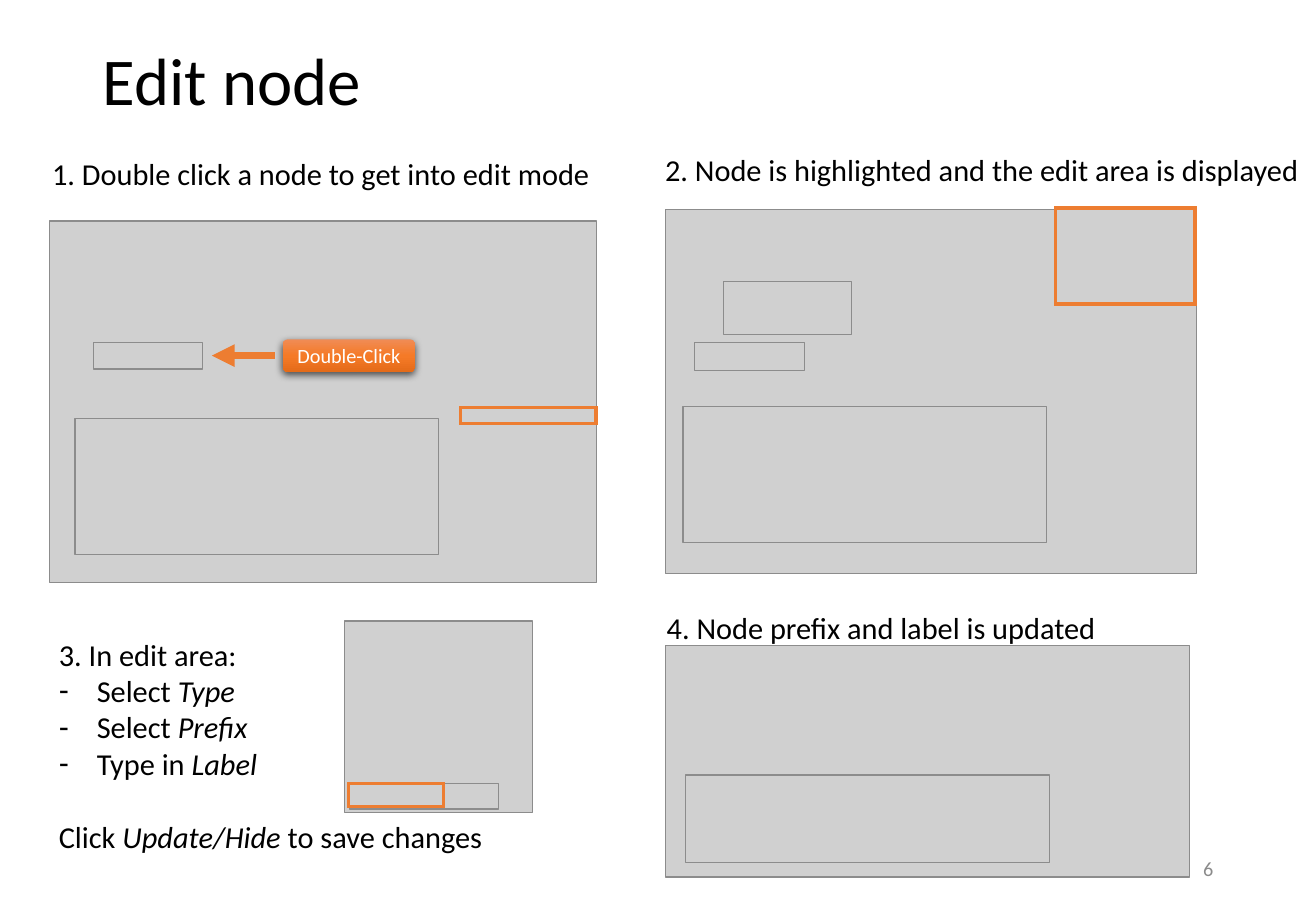
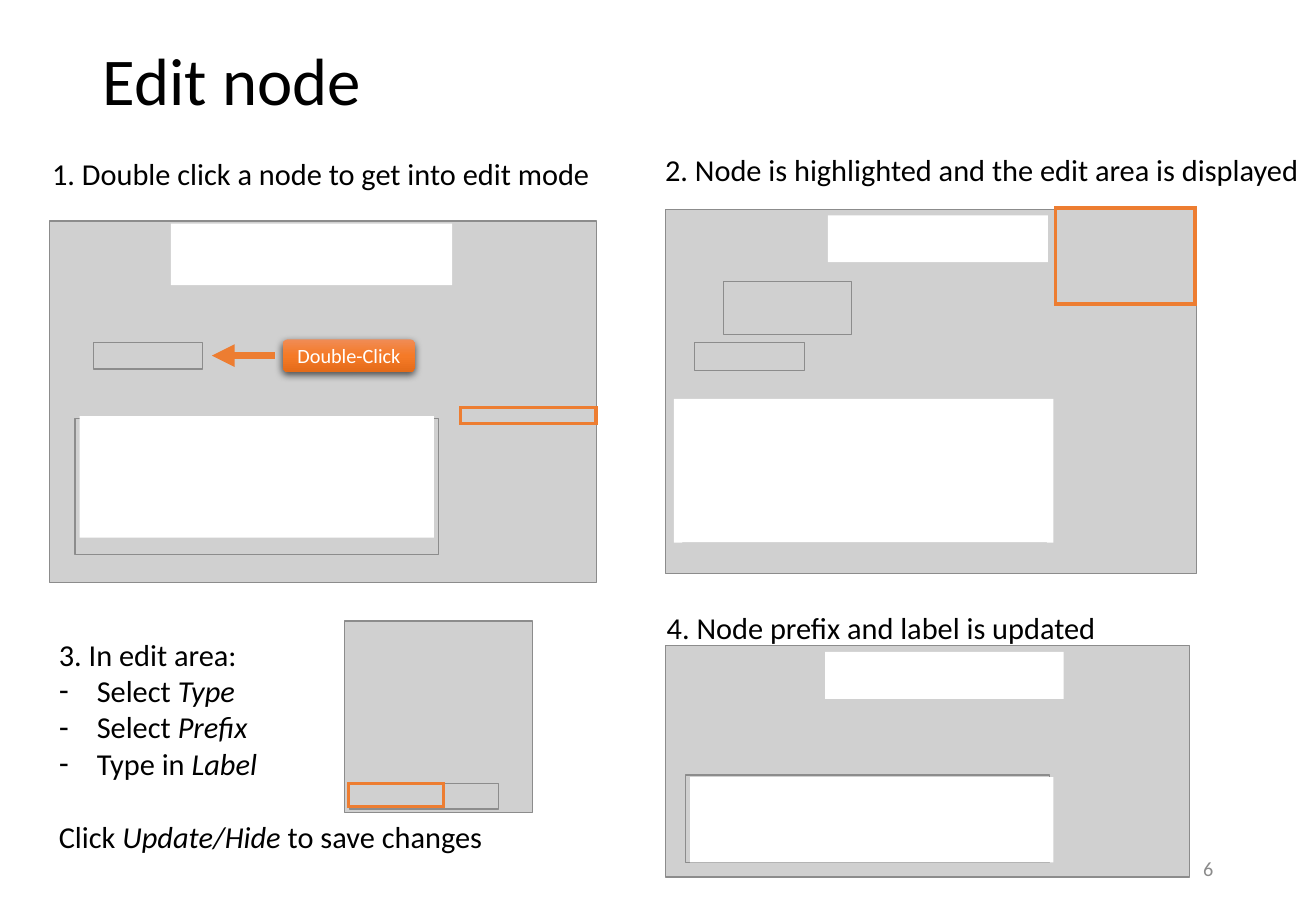
Before and after one commit to phuse-org/LinkedDataWorkshop, a slide deck: slide 6 of CSS2019/doc/GraphEditor introduction.pptx. Drawn at 1316x911 pixels with LibreOffice and Linux fonts; fonts in the diff are those of the drawing; grey boxes stand for pictures. Boxes give left, top, right and bottom in pixels: in the first picture for what was removed or moved away, otherwise in the second. Text is boxed around its words. In the diff, an @@ line names an element or a change of style, - is before the commit and + after.

```diff
--- a/CSS2019/doc/GraphEditor introduction.pptx
+++ b/CSS2019/doc/GraphEditor introduction.pptx
@@ rectangle added at [171,224,453,286], fill #FFFFFF @@
@@ rectangle added at [829,215,1049,262], fill #FFFFFF @@
@@ rectangle added at [80,417,435,538], fill #FFFFFF @@
@@ rectangle added at [674,399,1055,543], fill #FFFFFF @@
@@ rectangle added at [825,653,1063,700], fill #FFFFFF @@
@@ rectangle added at [690,778,1054,863], fill #FFFFFF @@
```
Also in this commit, not shown: 3 other slides changed, 2 other files.
